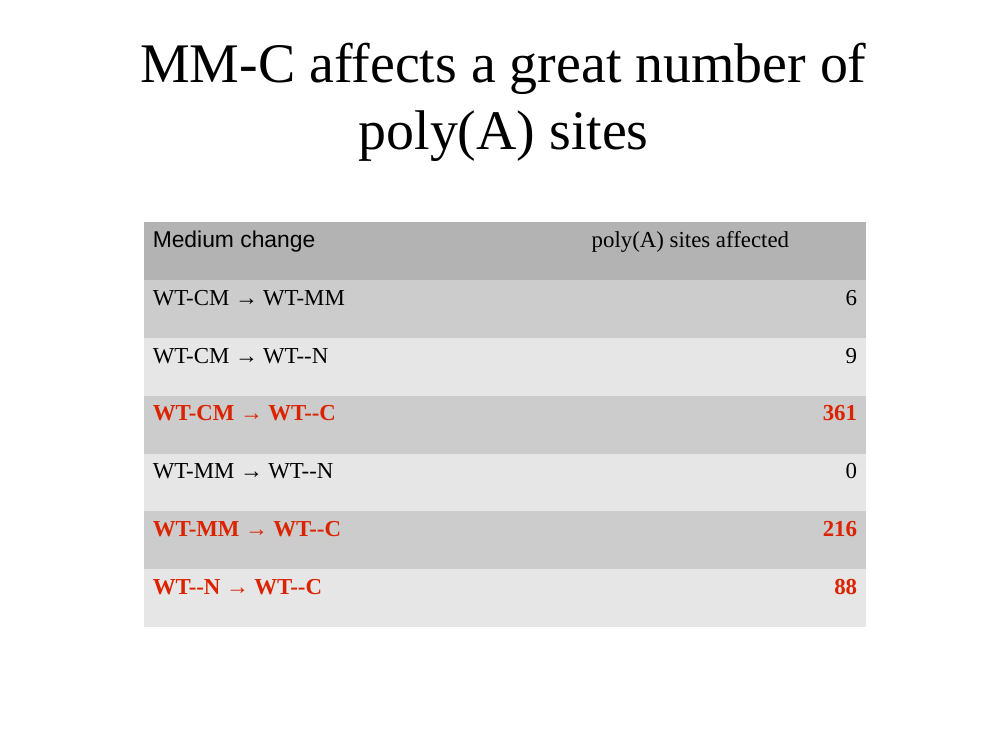
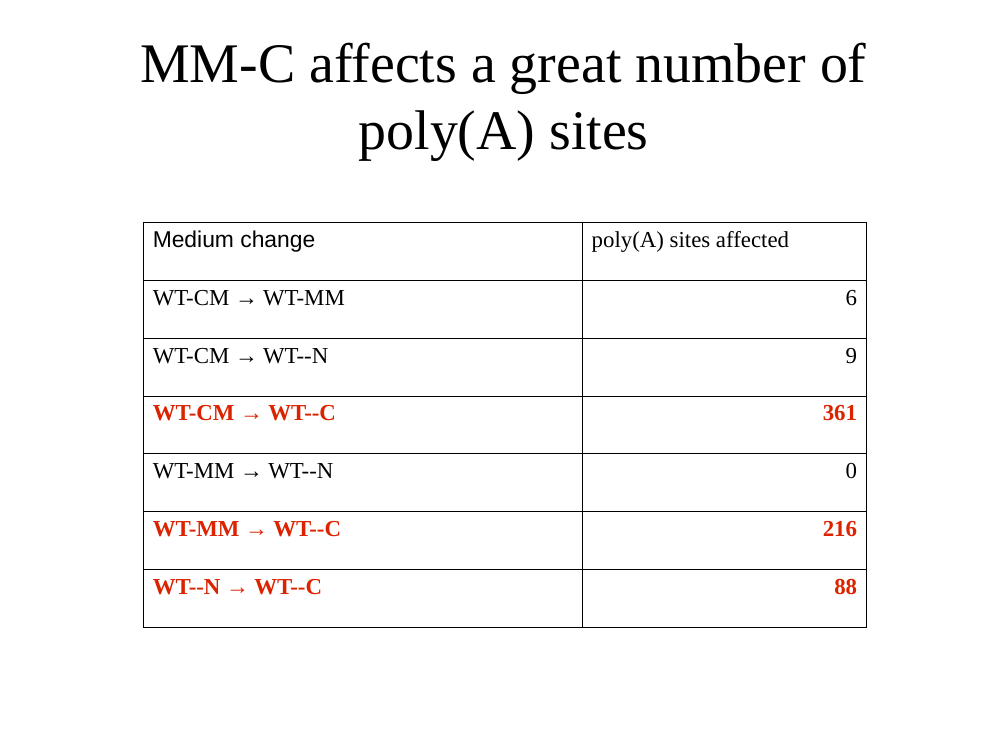
Before and after one commit to wilkinsonlab/m-oryzae-polya, a slide deck: slide 26 of doc/oryzae_presentation.odp (slide 24 before the commit). Drawn at 1008x756 pixels with LibreOffice and Linux fonts; fonts in the diff are those of the drawing. Boxes give left, top, right and bottom in pixels: in the first picture for what was removed or moved away, otherwise in the second. Text is boxed around its words. In the diff, an @@ line names an element or a change of style, - is before the commit and + after.

```diff
--- a/doc/oryzae_presentation.odp
+++ b/doc/oryzae_presentation.odp
@@ table at bbox=[144, 222, 866, 627] @@
@@ fill #B3B3B3 to none in row 1 @@
@@ fill #CCCCCC to none in 6 cells @@
@@ fill #E6E6E6 to none in 6 cells @@
@@ borders changed @@
```
Also in this commit, not shown: 13 other slides changed, 2 slides added, 4 other files.
